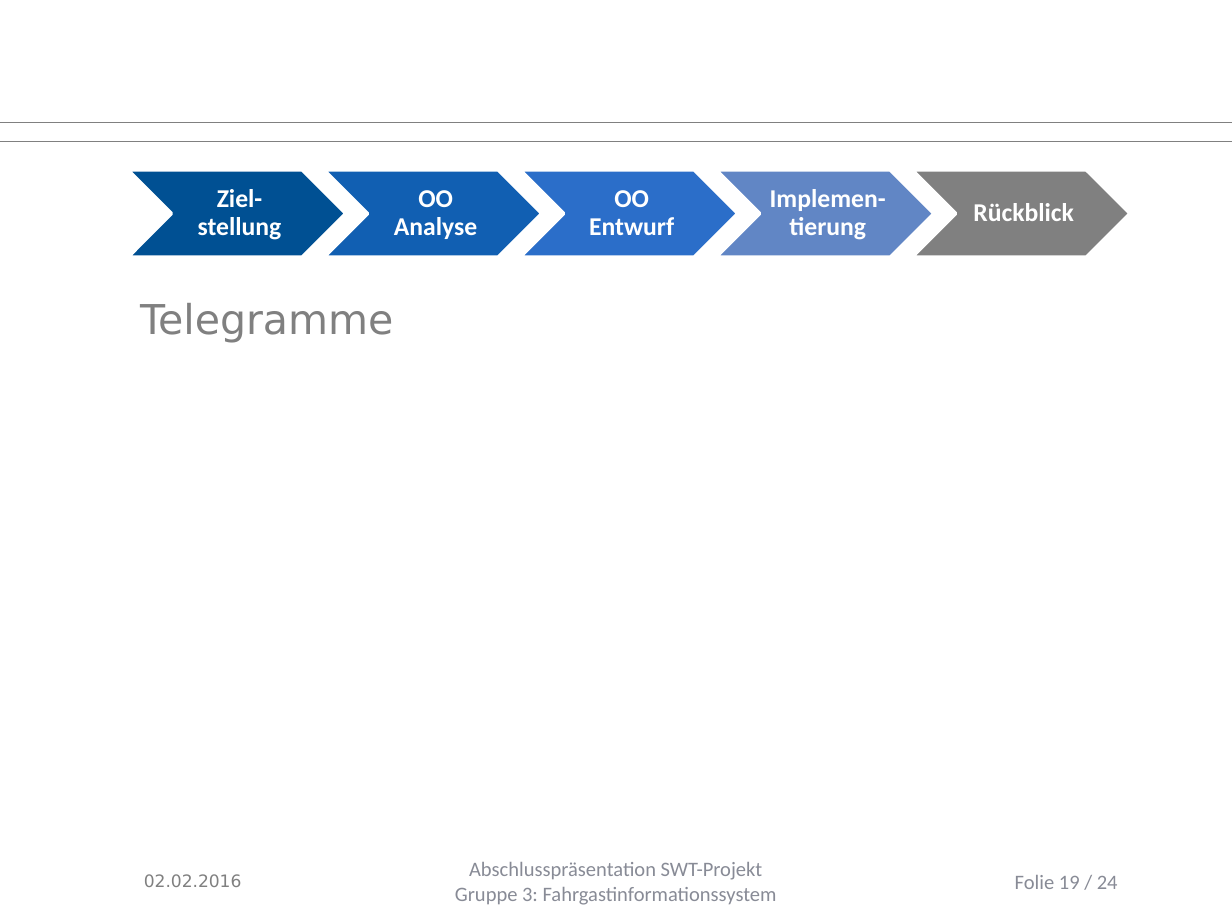
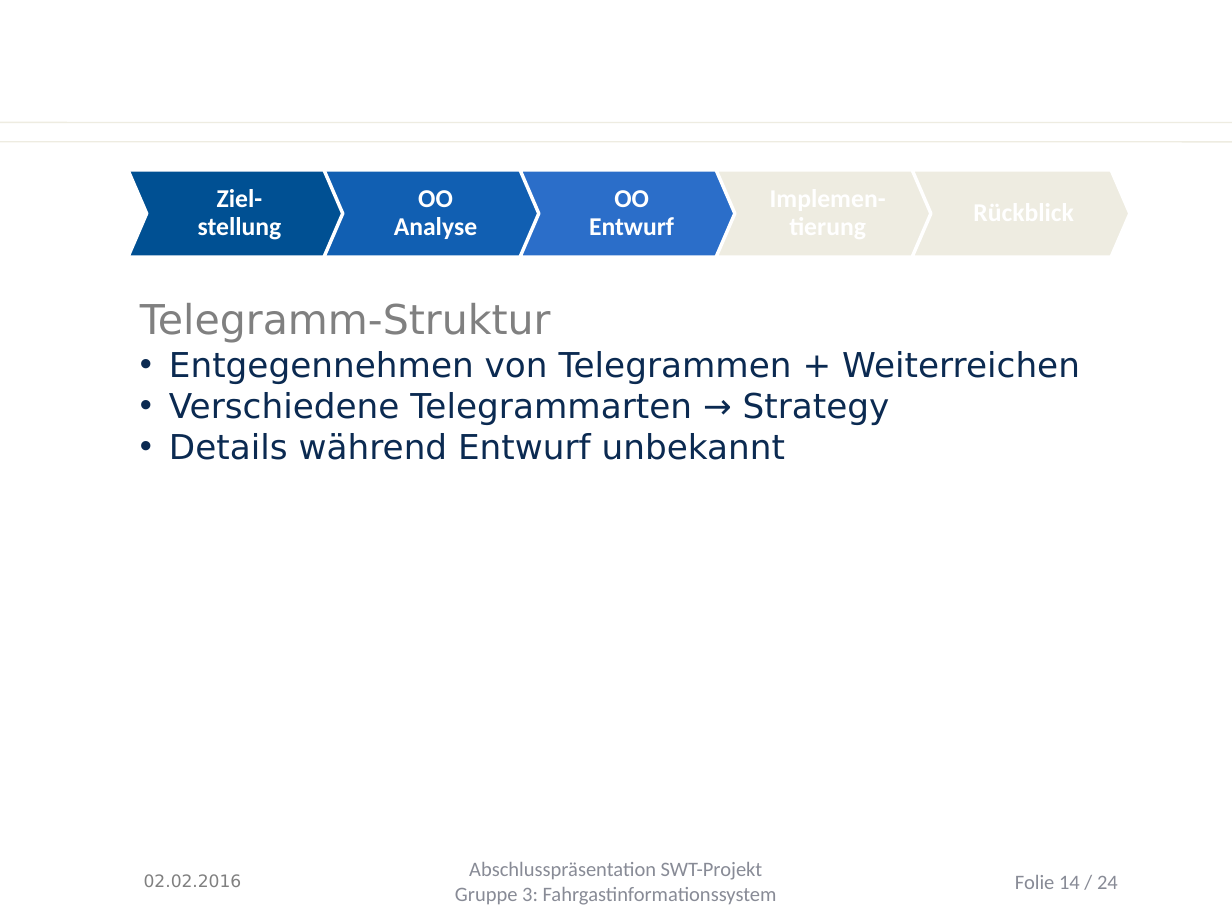
Before and after one commit to Juu98/fahrgastinformationssystem, a slide deck: slide 14 of organisation/Endpräsentation/abschlusspraesentation.pptx (slide 19 before the commit). Drawn at 1232x924 pixels with LibreOffice and Linux fonts; fonts in the diff are those of the drawing; background and template pictures are left out. Boxes give left, top, right and bottom in pixels: in the first picture for what was removed or moved away, otherwise in the second. Text is boxed around its words. In the diff, an @@ line names an element or a change of style, - is before the commit and + after.

```diff
--- a/organisation/Endpräsentation/abschlusspraesentation.pptx
+++ b/organisation/Endpräsentation/abschlusspraesentation.pptx
@@ line (0, 122) - (1232, 122): stroke #808080 0.75 pt to #EEECE1 0.74 pt @@
@@ line (0, 142) - (1232, 142): stroke #808080 0.75 pt to #EEECE1 0.74 pt @@
@@ outline #FFFFFF 2 pt to #FFFFFF 2.01 pt; proportions changed in 3 elements at (x1=128, y1=170, x2=346, y2=257), (x1=324, y1=170, x2=542, y2=257), (x1=520, y1=170, x2=738, y2=257) @@
@@ chevron at (x1=716, y1=170, x2=934, y2=257): fill #6186C5 to #EEECE1; outline #FFFFFF 2 pt to #FFFFFF 2.01 pt; proportions changed @@
@@ chevron at (x1=912, y1=170, x2=1130, y2=257): fill #808080 to #EEECE1; outline #FFFFFF 2 pt to #FFFFFF 2.01 pt; proportions changed @@
@@ text at (x1=140, y1=303, x2=1080, y2=460): text changed; size 24 to 20 pt; text colour #808080 to #0B2A51 @@
-Telegramme
+Telegramm-Struktur
+• Entgegennehmen von Telegrammen + Weiterreichen
+• Verschiedene Telegrammarten → Strategy
+• Details während Entwurf unbekannt
@@ page number at (x1=1015, y1=875, x2=1118, y2=889): text changed @@
-Folie 19 / 24
+Folie 14 / 24
```
Also in this commit, not shown: 22 other slides changed, 1 slide removed.
